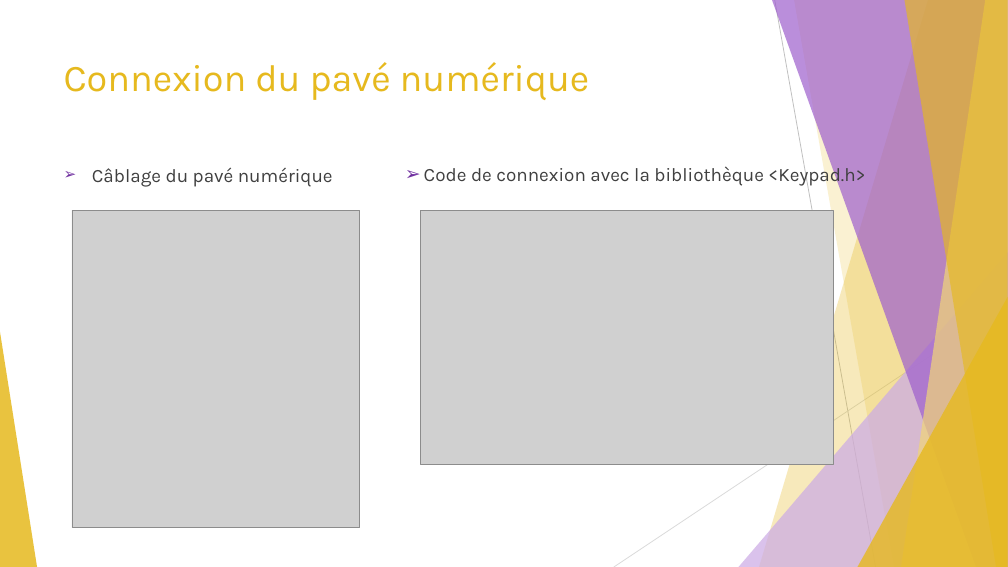
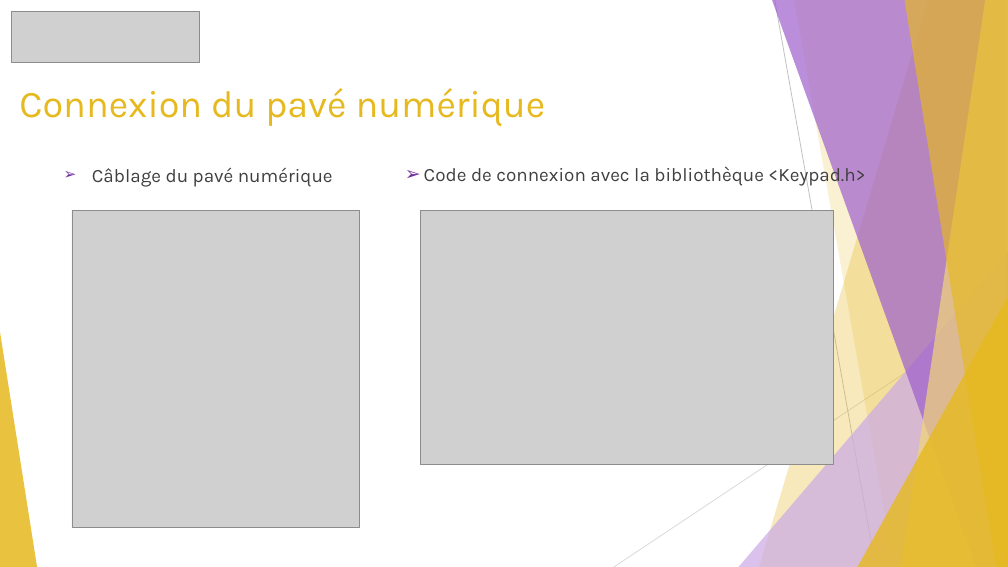
Before and after one commit to GuiguiMvn/Systeme-Escape-Game-Telethon, a slide deck: slide 9 of Cyril/Présentation.pptx. Drawn at 1008x567 pixels with LibreOffice and Linux fonts; fonts in the diff are those of the drawing; grey boxes stand for pictures. Boxes give left, top, right and bottom in pixels: in the first picture for what was removed or moved away, otherwise in the second. Text is boxed around its words. In the diff, an @@ line names an element or a change of style, - is before the commit and + after.

```diff
--- a/Cyril/Présentation.pptx
+++ b/Cyril/Présentation.pptx
@@ picture added at [12, 12, 200, 63] @@
@@ title "Connexion du pavé numérique": place and size @@
-title "Connexion du pavé numérique" at [64, 62, 590, 100]
+title "Connexion du pavé numérique" at [19, 88, 546, 126]
```
Also in this commit, not shown: 10 other slides changed, 2 other files.
